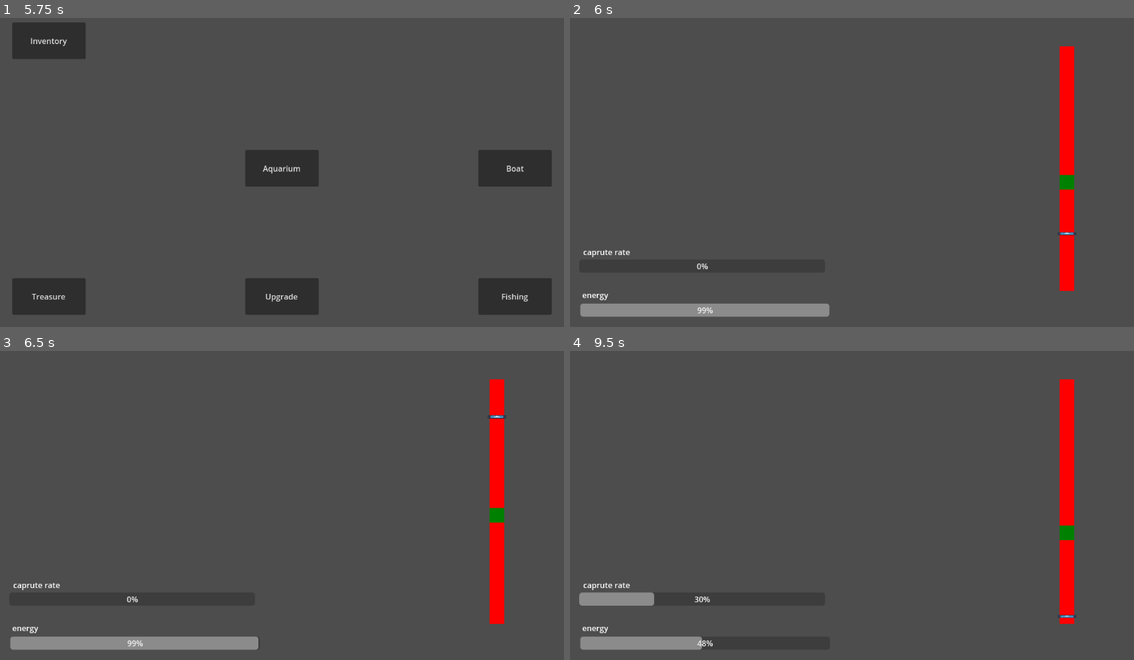
Above: before the commit, frames 1-4 (two rows, left to right).
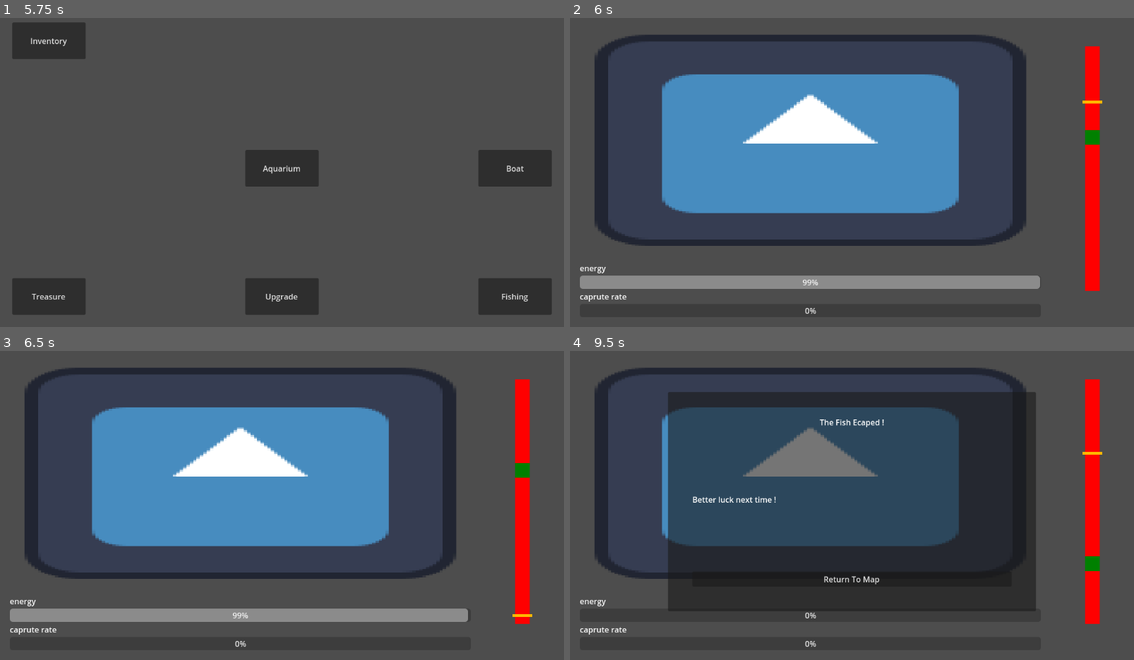
Above: after the commit, the same moments.

Repository: LeSaintRizBleu/poisson
Game: Godot game, scene res://core/aquarium/Aquarium.tscn
Two runs of this game, one before a commit and one after it. Both use one fixed random seed, a clock stepped at 60 frames per second and the inputs below. The engine's default icon, where the game draws it, is replaced by a stand-in: a white triangle on a blue panel in a dark square.
Inputs (mouse positions are in pixels of both pictures, inside the frame that each line leads up to):
- Up to frame 1 (5.75 s): click "Shop" at 0.5 s; click "Small Aquarium" at 1.25 s; click "Shop" at 2 s; click "Medium Aquarium" at 2.75 s; click "Shop" at 3.5 s; click "Big Aquarium" at 4.25 s; click "Return to Map" at 5 s
- Up to frame 2 (6 s): click "Fishing" at 5.75 s
- Up to frame 3 (6.5 s): no input
- Up to frame 4 (9.5 s): tap Enter at 6.5 s; move the mouse to (976, 486) at 6.52 s; click (976, 486) at 6.67 s; move the mouse to (739, 517) at 7.27 s; click (739, 517) at 7.42 s; move the mouse to (908, 431) at 8.02 s; click (908, 431) at 8.17 s; move the mouse to (823, 564) at 8.77 s; click (823, 564) at 8.92 s

Frame 1 is identical in both runs. In frame 2, 40% of the frame differs, in the area x 1-95%, y 5-97%; in frame 3, 40%; in frame 4, 55%.

Commit message:
refactor fishing system

Diff:
--- a/core/fishing/Fishing.gd
+++ b/core/fishing/Fishing.gd
@@ -1,35 +1,31 @@
-extends Node2D
+extends CanvasLayer
 class_name Fishing
 
-@onready var slider: Node2D = $Bar/Slider
-@onready var green: Node2D = $Green
-@onready var energy_bar: ProgressBar = $EnergyBar
-@onready var capture_bar: ProgressBar = $CaptureBar
-
-var down_target: Vector2 = Vector2(15, 495)
-var up_target: Vector2 = Vector2(15, 5)
-
-var tween: Tween
-var is_moving: bool = false
-var moving_up: bool = true
+@onready var energy_bar: ProgressBar = $MarginContainer/HBoxContainer/VBoxContainer/VBoxContainer/EnergyBar
+@onready var capture_bar: ProgressBar = $MarginContainer/HBoxContainer/VBoxContainer/VBoxContainer/CaptureBar
+@onready var fishing_bar: FishingBar = $MarginContainer/HBoxContainer/FishingBar
 
 var green_zones: Array = []
+var is_moving: bool = true
 
 var energy: float = 100.0
 var rate: float = 1.0
 var strength: float = 30.0
 var capture: float = 0.0
 
-var fish: String
-var difficulty: int
-var bar_speed: float
-var bar_size: int
 var fish_info: FishInfo
 
 var catch_popup: PackedScene = preload("res://core/ui/popup/CatchPopUp.tscn")
 var escape_popup: PackedScene = preload("res://core/ui/popup/EscapePopUp.tscn")
 
+func _ready() -> void:
+	var fish: String = get_random_fish()
+	var url: String = "res://resources/fishesInfo/" + fish + ".tres"
+	fish_info = load(url)
+	fishing_bar.init(fish_info)
+
 func _process(delta: float) -> void:
+	is_moving = fishing_bar.slider.is_moving
 	_process_energy(delta)
 
 func _process_energy(delta: float) -> void:
@@ -44,16 +40,6 @@
 	if capture >= 100:
 		catch()
 
-func _ready() -> void:
-	fish = get_random_fish()
-	var url: String = "res://resources/fishesInfo/"+fish+".tres"
-	fish_info = load(url)
-	difficulty = fish_info.get_difficulty()
-	bar_size = fish_info.get_bar_size()
-	bar_speed = fish_info.get_bar_speed()
-	add_green_zone()
-	start_movement()
-
 func get_random_fish() -> String:
 	if randi() % 2 == 0:
 		return "test1"
@@ -61,100 +47,20 @@
 		return "test2"
 
 func catch() -> void:
-	_clear_green_zone()
-	stop_movement()
+	fishing_bar.stop()
 	var instance: CatchPopUp = catch_popup.instantiate()
 	instance.fish_info = fish_info
 	add_child(instance)
 
 func escape() -> void:
-	_clear_green_zone()
-	stop_movement()
+	fishing_bar.stop()
 	var instance: EscapePopUp = escape_popup.instantiate()
 	add_child(instance)
 
-func add_green_zone() -> void:
-	if difficulty == 1:
-		add_sym_green_zone()
-	if difficulty == 2:
-		add_random_green_zone()
 
-func add_sym_green_zone() -> void:
-	var pos1: int = randi_range(0, 250 - bar_size)
-	var pos2: int = 500 - bar_size - pos1
-	_add_green_zone_to_slider(pos1)
-	_add_green_zone_to_slider(pos2)
+func _on_fishing_bar_fail() -> void:
+	energy -= 25
 
-func add_random_green_zone() -> void:
-	var pos: int = randi_range(0, 500 - bar_size)
-	_add_green_zone_to_slider(pos)
-
-func _add_green_zone_to_slider(pos: int) -> void:
-	green_zones.append({"pos": pos, "size": bar_size})
-	var color_rect: ColorRect = ColorRect.new()
-	color_rect.color = Color.WEB_GREEN
-	color_rect.size = Vector2(30, bar_size)
-	color_rect.position = Vector2(1000, 74 + pos)
-	green.add_child(color_rect)
-
-func _clear_green_zone() -> void:
-	green_zones = []
-	for zone in green.get_children():
-		green.remove_child(zone)
-
-func _input(event: InputEvent) -> void:
-	if event is InputEventMouseButton:
-		var mouse_event: InputEventMouseButton = event as InputEventMouseButton
-		if mouse_event.button_index == MOUSE_BUTTON_LEFT && mouse_event.pressed:
-			if is_moving:
-				stop_movement()
-				check_slider()
-
-func check_slider() -> void:
-	for zone: Dictionary in green_zones:
-		if slider.position.y > zone["pos"] && slider.position.y < zone["pos"]+zone["size"]:
-			success()
-			return
-	fail()
-
-func success() -> void:
+func _on_fishing_bar_success() -> void:
 	energy += 25
 	capture += strength
-	await get_tree().create_timer(0.25).timeout
-	_clear_green_zone()
-	add_green_zone()
-	await get_tree().create_timer(0.25).timeout
-	start_movement()
-
-func fail() -> void:
-	energy -= 25
-	await get_tree().create_timer(0.25).timeout
-	_clear_green_zone()
-	add_green_zone()
-	await get_tree().create_timer(0.25).timeout
-	start_movement()
-
-func start_movement() -> void:
-	if tween and tween.is_valid():
-		tween.kill()
-
-	is_moving = true
-	tween = create_tween()
-	tween.set_loops(0)
-
-	var target: Vector2 = up_target if moving_up else down_target
-	var full_distance: float = up_target.distance_to(down_target)
-	var current_distance: float = slider.position.distance_to(target)
-	var move_duration: float = bar_speed * (current_distance / full_distance)
-
-	tween.tween_property(slider, "position", target, move_duration)
-	tween.tween_callback(_switch_direction)
-	tween.tween_callback(start_movement)
-
-func _switch_direction() -> void:
-	moving_up = !moving_up
-
-func stop_movement() -> void:
-	is_moving = false
-	if tween and tween.is_running():
-		tween.pause()
--- a/core/fishing/Fishing.tscn
+++ b/core/fishing/Fishing.tscn
@@ -1,58 +1,63 @@
-[gd_scene load_steps=3 format=3 uid="uid://bvb0pidmli3tt"]
+[gd_scene load_steps=4 format=3 uid="uid://bvb0pidmli3tt"]
 
 [ext_resource type="Script" uid="uid://bdecfyn26b7pk" path="res://core/fishing/Fishing.gd" id="1_43g8x"]
 [ext_resource type="Texture2D" uid="uid://c7bv4eutgqekf" path="res://icon.svg" id="1_hlba1"]
+[ext_resource type="PackedScene" uid="uid://by46nm7dmma85" path="res://core/fishing/fishing_bar/FishingBar.tscn" id="2_e27qi"]
 
-[node name="Fishing" type="Node2D"]
+[node name="Fishing" type="CanvasLayer"]
 script = ExtResource("1_43g8x")
 
-[node name="ColorRect" type="ColorRect" parent="."]
-anchors_preset = 8
-anchor_left = 0.5
-anchor_top = 0.5
-anchor_right = 0.5
-anchor_bottom = 0.5
-offset_left = 1000.0
-offset_top = 74.0
-offset_right = 1030.0
-offset_bottom = 574.0
+[node name="MarginContainer" type="MarginContainer" parent="."]
+anchors_preset = 15
+anchor_right = 1.0
+anchor_bottom = 1.0
 grow_horizontal = 2
 grow_vertical = 2
-pivot_offset = Vector2(15, 250)
-color = Color(1, 0, 0, 1)
+theme_override_constants/margin_left = 20
+theme_override_constants/margin_top = 20
+theme_override_constants/margin_right = 20
+theme_override_constants/margin_bottom = 20
 
-[node name="Green" type="Node2D" parent="."]
+[node name="HBoxContainer" type="HBoxContainer" parent="MarginContainer"]
+layout_mode = 2
+theme_override_constants/separation = 40
 
-[node name="Bar" type="Node2D" parent="."]
-position = Vector2(1000, 74)
+[node name="VBoxContainer" type="VBoxContainer" parent="MarginContainer/HBoxContainer"]
+layout_mode = 2
+size_flags_horizontal = 3
 
-[node name="Slider" type="Sprite2D" parent="Bar"]
-position = Vector2(15, 495)
-scale = Vector2(0.3, 0.05)
+[node name="MarginContainer" type="MarginContainer" parent="MarginContainer/HBoxContainer/VBoxContainer"]
+layout_mode = 2
+size_flags_vertical = 3
+theme_override_constants/margin_left = 30
+theme_override_constants/margin_top = 30
+theme_override_constants/margin_right = 30
+theme_override_constants/margin_bottom = 30
+
+[node name="TextureRect" type="TextureRect" parent="MarginContainer/HBoxContainer/VBoxContainer/MarginContainer"]
+layout_mode = 2
+size_flags_vertical = 3
 texture = ExtResource("1_hlba1")
 
-[node name="EnergyLabel" type="Label" parent="."]
-offset_left = 25.0
-offset_top = 571.0
-offset_right = 194.0
-offset_bottom = 653.0
+[node name="VBoxContainer" type="VBoxContainer" parent="MarginContainer/HBoxContainer/VBoxContainer"]
+layout_mode = 2
+
+[node name="EnergyLabel" type="Label" parent="MarginContainer/HBoxContainer/VBoxContainer/VBoxContainer"]
+layout_mode = 2
 text = "energy"
 
-[node name="EnergyBar" type="ProgressBar" parent="."]
-offset_left = 21.0
-offset_top = 600.0
-offset_right = 531.0
-offset_bottom = 627.0
+[node name="EnergyBar" type="ProgressBar" parent="MarginContainer/HBoxContainer/VBoxContainer/VBoxContainer"]
+layout_mode = 2
 
-[node name="CaptureLabel" type="Label" parent="."]
-offset_left = 27.0
-offset_top = 483.0
-offset_right = 123.0
-offset_bottom = 506.0
+[node name="CaptureLabel" type="Label" parent="MarginContainer/HBoxContainer/VBoxContainer/VBoxContainer"]
+layout_mode = 2
 text = "caprute rate"
 
-[node name="CaptureBar" type="ProgressBar" parent="."]
-offset_left = 19.0
-offset_top = 510.0
-offset_right = 521.0
-offset_bottom = 537.0
+[node name="CaptureBar" type="ProgressBar" parent="MarginContainer/HBoxContainer/VBoxContainer/VBoxContainer"]
+layout_mode = 2
+
+[node name="FishingBar" parent="MarginContainer/HBoxContainer" instance=ExtResource("2_e27qi")]
+layout_mode = 2
+
+[connection signal="fail" from="MarginContainer/HBoxContainer/FishingBar" to="." method="_on_fishing_bar_fail"]
+[connection signal="success" from="MarginContainer/HBoxContainer/FishingBar" to="." method="_on_fishing_bar_success"]
--- /dev/null
+++ b/core/fishing/fishing_bar/FishingBar.gd
@@ -0,0 +1,80 @@
+class_name FishingBar
+extends MarginContainer
+
+@onready var green_zones: Control = $GreenZones
+@onready var slider: FishingSlider = $Slider
+
+var green_zones_list: Array = []
+
+var fish_info: FishInfo
+var difficulty: int
+var bar_size: int
+var bar_speed: float
+
+signal success
+signal fail
+
+func init(fish_info_init: FishInfo) -> void:
+	fish_info = fish_info_init
+	difficulty = fish_info.get_difficulty()
+	bar_size = fish_info.get_bar_size()
+	bar_speed = fish_info.get_bar_speed()
+	add_green_zone()
+	slider.set_speed(bar_speed)
+	slider.start_movement()
+
+func add_green_zone() -> void:
+	if difficulty == 1:
+		_add_sym_green_zone()
+	if difficulty == 2:
+		_add_random_green_zone()
+
+func _add_sym_green_zone() -> void:
+	var pos1: int = randi_range(0, 250 - bar_size)
+	var pos2: int = 500 - bar_size - pos1
+	_add_green_zone_to_slider(pos1)
+	_add_green_zone_to_slider(pos2)
+
+func _add_random_green_zone() -> void:
+	var pos: int = randi_range(0, 500 - bar_size)
+	_add_green_zone_to_slider(pos)
+
+func _add_green_zone_to_slider(pos: int) -> void:
+	green_zones_list.append({"pos": pos, "size": bar_size})
+	var color_rect: ColorRect = ColorRect.new()
+	color_rect.color = Color.WEB_GREEN
+	color_rect.size = Vector2(30, bar_size)
+	color_rect.position = Vector2(0, pos)
+	green_zones.add_child(color_rect)
+
+func clear_green_zone() -> void:
+	green_zones_list = []
+	for node in green_zones.get_children():
+		green_zones.remove_child(node)
+
+func reload() -> void:
+	clear_green_zone()
+	add_green_zone()
+
+func _on_slider_bar_stop(slider_position: float) -> void:
+	check_slider_position(slider_position)
+
+func check_slider_position(slider_position: float) -> void:
+	for zone: Dictionary in green_zones_list:
+		if slider_position > zone["pos"] && slider_position < zone["pos"]+zone["size"]:
+			success_bar()
+			return
+	fail_bar()
+
+func success_bar() -> void:
+	success.emit()
+	await get_tree().create_timer(0.25).timeout
+	reload()
+
+func fail_bar() -> void:
+	fail.emit()
+	await get_tree().create_timer(0.25).timeout
+	reload()
+
+func stop() -> void:
+	slider.stop()
--- /dev/null
+++ b/core/fishing/fishing_bar/FishingBar.tscn
@@ -0,0 +1,28 @@
+[gd_scene load_steps=3 format=3 uid="uid://by46nm7dmma85"]
+
+[ext_resource type="Script" uid="uid://3i65lh5b7xj4" path="res://core/fishing/fishing_bar/FishingBar.gd" id="1_cq5jq"]
+[ext_resource type="PackedScene" uid="uid://d1wbtk4q35ftg" path="res://core/fishing/slider/Slider.tscn" id="2_6kii7"]
+
+[node name="FishingBar" type="MarginContainer"]
+offset_right = 30.0
+offset_bottom = 500.0
+size_flags_horizontal = 4
+size_flags_vertical = 4
+theme_override_constants/margin_left = 50
+theme_override_constants/margin_top = 50
+theme_override_constants/margin_right = 50
+theme_override_constants/margin_bottom = 50
+script = ExtResource("1_cq5jq")
+
+[node name="ColorRect" type="ColorRect" parent="."]
+custom_minimum_size = Vector2(30, 500)
+layout_mode = 2
+color = Color(1, 0, 0, 1)
+
+[node name="GreenZones" type="Control" parent="."]
+layout_mode = 2
+
+[node name="Slider" parent="." instance=ExtResource("2_6kii7")]
+layout_mode = 2
+
+[connection signal="bar_stop" from="Slider" to="." method="_on_slider_bar_stop"]
--- /dev/null
+++ b/core/fishing/slider/Slider.gd
@@ -0,0 +1,45 @@
+extends Control
+class_name FishingSlider
+
+@onready var player: AnimationPlayer = $AnimationPlayer
+@onready var moving_part: Control = $MovingPart
+
+var is_moving: bool = false
+var can_move: bool = true
+var speed: float
+
+signal bar_stop
+
+func _ready() -> void:
+	player.play("move")
+	player.active = is_moving
+
+func start_movement() -> void:
+	if can_move:
+		is_moving = true
+		player.active = is_moving
+
+func stop_movement() -> void:
+	is_moving = false
+	player.active = is_moving
+
+func _check_slider() -> void:
+	bar_stop.emit(moving_part.position.y)
+
+func _input(event: InputEvent) -> void:
+	if event is InputEventMouseButton:
+		var mouse_event: InputEventMouseButton = event as InputEventMouseButton
+		if mouse_event.button_index == MOUSE_BUTTON_LEFT && mouse_event.pressed && is_moving:
+			if is_moving:
+				stop_movement()
+				_check_slider()
+				await get_tree().create_timer(0.5).timeout
+				start_movement()
+
+func stop() -> void:
+	can_move = false
+	stop_movement()
+
+func set_speed(slider_speed: float) -> void:
+	speed = slider_speed
+	player.speed_scale = speed
--- /dev/null
+++ b/core/fishing/slider/Slider.tscn
@@ -0,0 +1,68 @@
+[gd_scene load_steps=5 format=3 uid="uid://d1wbtk4q35ftg"]
+
+[ext_resource type="Script" uid="uid://dbv2t84jh1lxn" path="res://core/fishing/slider/Slider.gd" id="1_vpa3o"]
+
+[sub_resource type="Animation" id="Animation_vpa3o"]
+length = 0.001
+tracks/0/type = "value"
+tracks/0/imported = false
+tracks/0/enabled = true
+tracks/0/path = NodePath("MovingPart:position")
+tracks/0/interp = 1
+tracks/0/loop_wrap = true
+tracks/0/keys = {
+"times": PackedFloat32Array(0),
+"transitions": PackedFloat32Array(1),
+"update": 0,
+"values": [Vector2(0, 0)]
+}
+
+[sub_resource type="Animation" id="Animation_l2xuo"]
+resource_name = "move"
+length = 2.0
+loop_mode = 1
+tracks/0/type = "value"
+tracks/0/imported = false
+tracks/0/enabled = true
+tracks/0/path = NodePath("MovingPart:position")
+tracks/0/interp = 1
+tracks/0/loop_wrap = true
+tracks/0/keys = {
+"times": PackedFloat32Array(0, 1, 2),
+"transitions": PackedFloat32Array(1, 1, 1),
+"update": 0,
+"values": [Vector2(0, 5), Vector2(0, 497), Vector2(0, 5)]
+}
+
+[sub_resource type="AnimationLibrary" id="AnimationLibrary_lhvr2"]
+_data = {
+&"RESET": SubResource("Animation_vpa3o"),
+&"move": SubResource("Animation_l2xuo")
+}
+
+[node name="Slider" type="Control"]
+layout_mode = 3
+anchors_preset = 15
+anchor_right = 1.0
+anchor_bottom = 1.0
+grow_horizontal = 2
+grow_vertical = 2
+script = ExtResource("1_vpa3o")
+
+[node name="AnimationPlayer" type="AnimationPlayer" parent="."]
+libraries = {
+&"": SubResource("AnimationLibrary_lhvr2")
+}
+
+[node name="MovingPart" type="Control" parent="."]
+anchors_preset = 0
+offset_right = 40.0
+offset_bottom = 39.999878
+
+[node name="ColorRect" type="ColorRect" parent="MovingPart"]
+layout_mode = 0
+offset_left = -5.0
+offset_top = -5.0
+offset_right = 35.0
+offset_bottom = 1.0
+color = Color(1, 0.7176471, 0, 1)
--- a/core/ui/popup/CatchPopUp.tscn
+++ b/core/ui/popup/CatchPopUp.tscn
@@ -33,6 +33,7 @@
 shader_parameter/zoom_max = 1.0
 
 [node name="CatchPopUp" type="CanvasLayer"]
+layer = 2
 script = ExtResource("1_rumn7")
 
 [node name="MarginContainer" type="MarginContainer" parent="."]
--- a/core/ui/popup/EscapePopUp.tscn
+++ b/core/ui/popup/EscapePopUp.tscn
@@ -3,6 +3,7 @@
 [ext_resource type="Script" uid="uid://dl88ocr0ln4e8" path="res://core/ui/popup/EscapePopUp.gd" id="1_aarwa"]
 
 [node name="EscapePopUp" type="CanvasLayer"]
+layer = 2
 script = ExtResource("1_aarwa")
 
 [node name="MarginContainer" type="MarginContainer" parent="."]
--- a/resources/fishesInfo/test1.tres
+++ b/resources/fishesInfo/test1.tres
@@ -14,5 +14,5 @@
 orbit_radius = 50
 difficulty = 2
 bar_size = 30
-bar_speed = 0.8
+bar_speed = 1.5
 metadata/_custom_type_script = "uid://c6xuvyeaaxd0g"
--- a/resources/fishesInfo/test2.tres
+++ b/resources/fishesInfo/test2.tres
@@ -14,5 +14,5 @@
 orbit_radius = 50
 difficulty = 1
 bar_size = 50
-bar_speed = 1.2
+bar_speed = 1.0
 metadata/_custom_type_script = "uid://c6xuvyeaaxd0g"
Not shown: 1 places in core/aquarium/Aquarium.tscn that only renumber resources
Not shown, added: core/fishing/fishing_bar/FishingBar.gd.uid
Not shown, added: core/fishing/slider/Slider.gd.uid
Not shown: 1 places in core/ui/popup/CatchPopUp.tscn that only renumber resources
